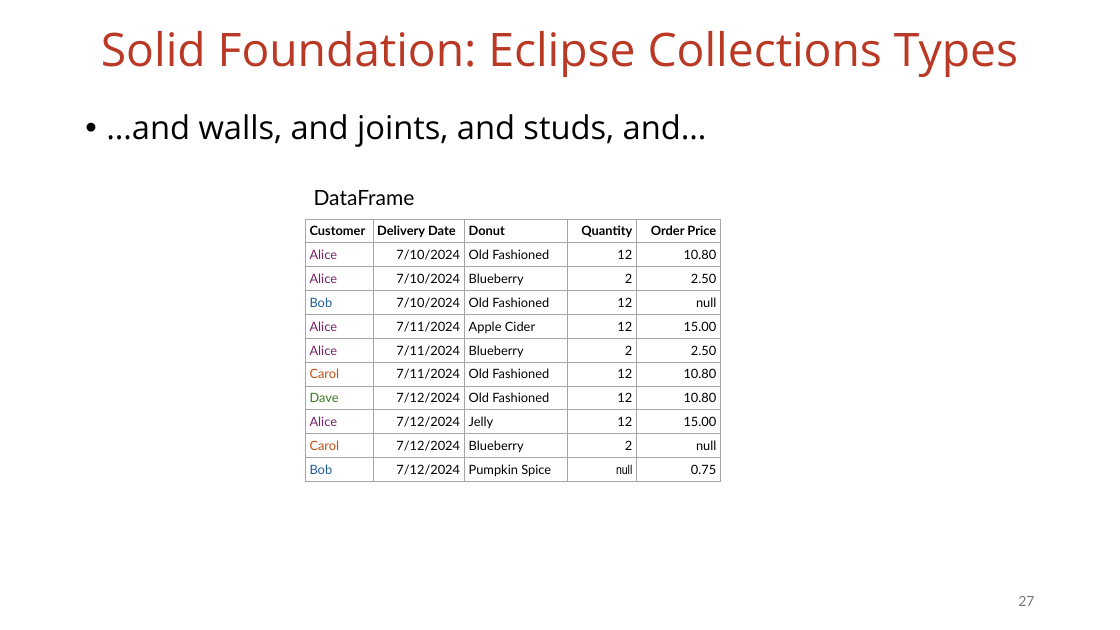
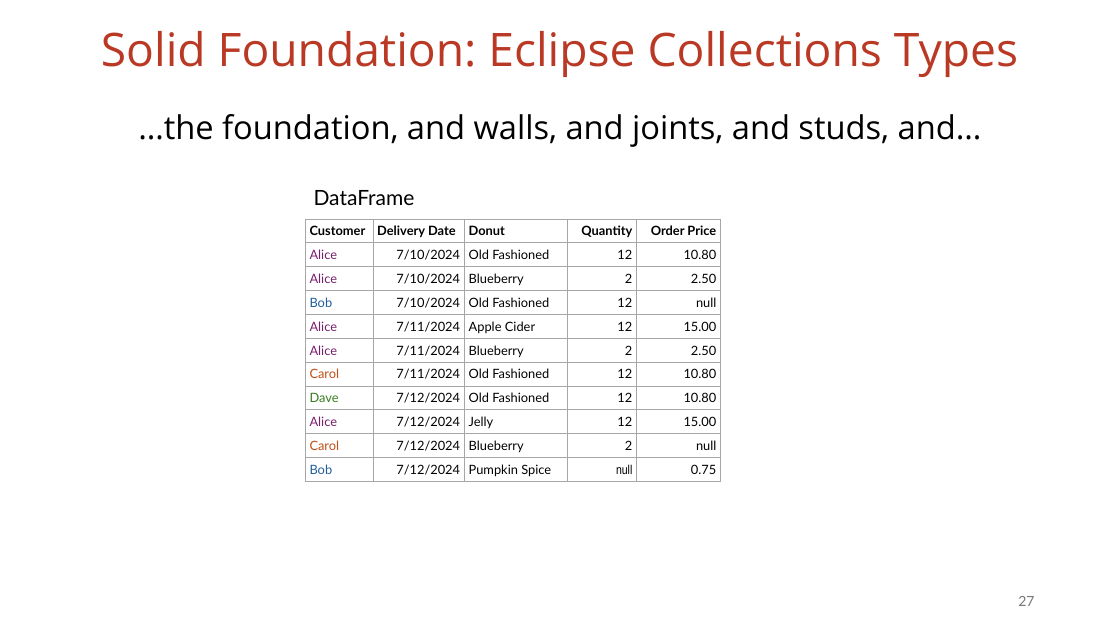
Before and after one commit to vmzakharov/missing-dataframe-talk, a slide deck: slide 27 of presentation/Missing_Dataframe_Long.pptx. Drawn at 1120x630 pixels with LibreOffice and Linux fonts; fonts in the diff are those of the drawing. Boxes give left, top, right and bottom in pixels: in the first picture for what was removed or moved away, otherwise in the second. Text is boxed around its words. In the diff, an @@ line names an element or a change of style, - is before the commit and + after.

```diff
--- a/presentation/Missing_Dataframe_Long.pptx
+++ b/presentation/Missing_Dataframe_Long.pptx
@@ text at (138,114,982,147): text changed @@
-• …and walls, and joints, and studs, and…
+…the foundation, and walls, and joints, and studs, and…
```
Also in this commit, not shown: 4 other slides changed, 1 other file.
